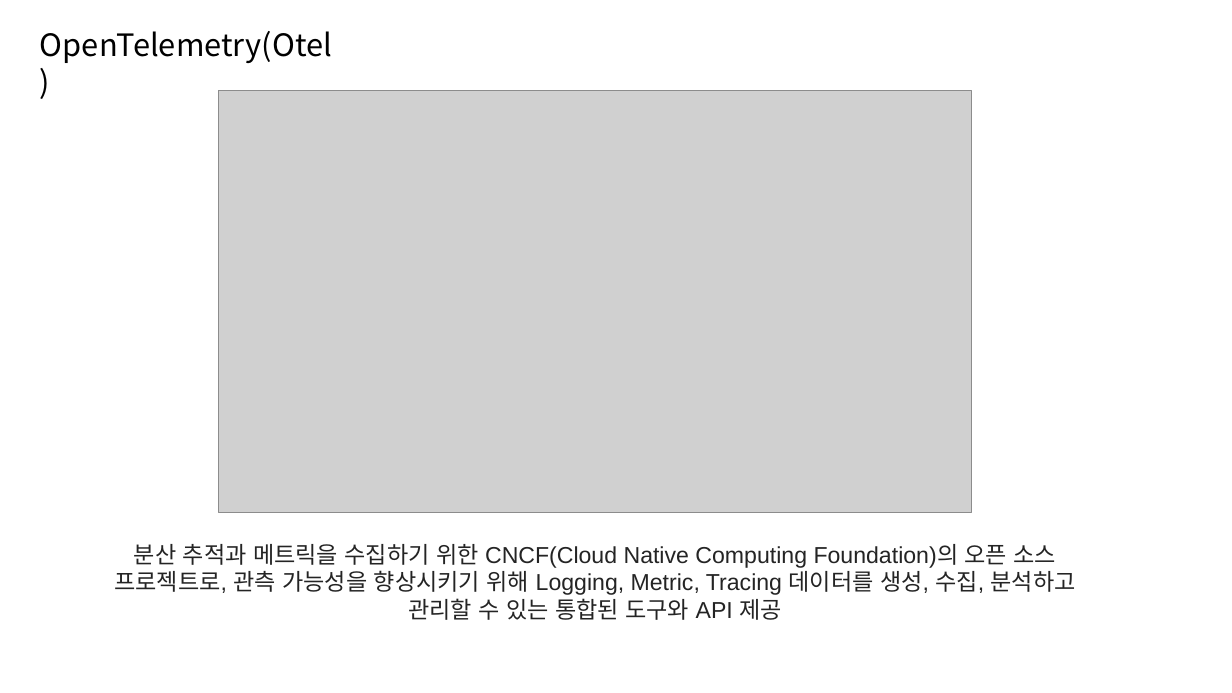
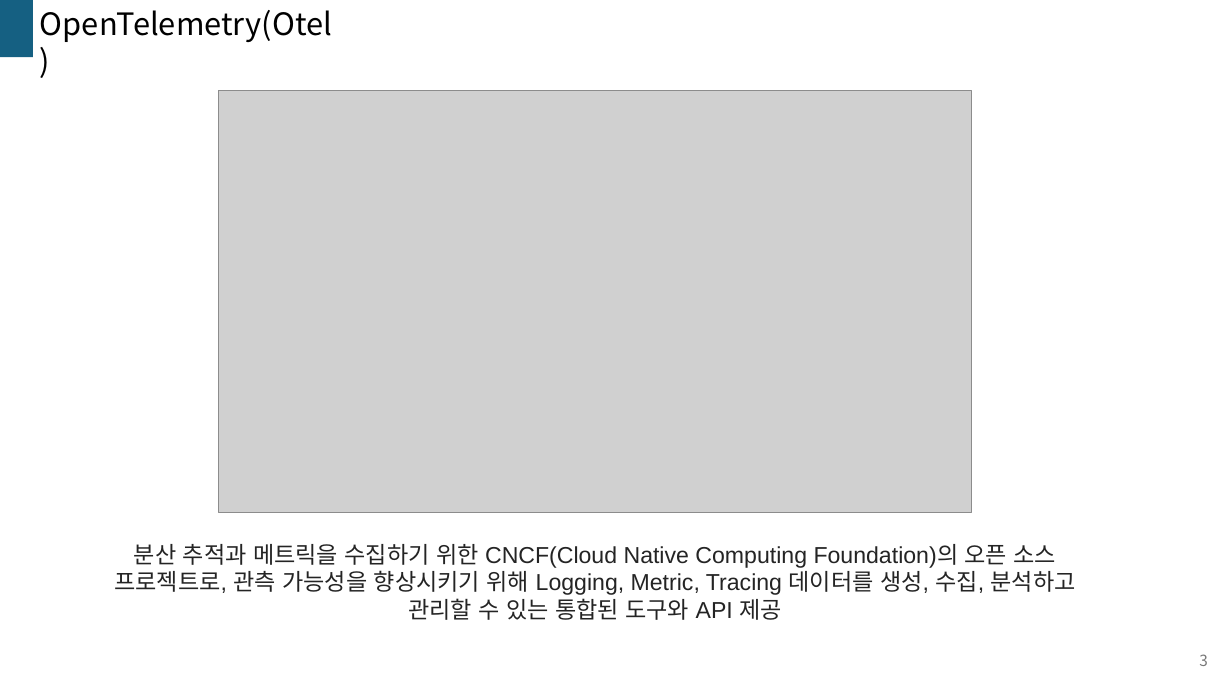
Before and after one commit to kkimsungchul/otel, a slide deck: slide 3 of [Otel]정리.pptx. Drawn at 1232x693 pixels with LibreOffice and Linux fonts; fonts in the diff are those of the drawing; grey boxes stand for pictures. Boxes give left, top, right and bottom in pixels: in the first picture for what was removed or moved away, otherwise in the second. Text is boxed around its words. In the diff, an @@ line names an element or a change of style, - is before the commit and + after.

Commit message:
240516 otel 내용 정리

```diff
--- a/[Otel]정리.pptx
+++ b/[Otel]정리.pptx
@@ rectangle added at box(0, 0, 33, 57), fill #156082 @@
@@ text "OpenTelemetry(Otel)": place and size @@
-text "OpenTelemetry(Otel)" at box(40, 31, 332, 63)
+text "OpenTelemetry(Otel)" at box(40, 10, 332, 42)
@@ page number added at box(1199, 654, 1208, 666), 12 pt, text #797979 @@
+3
```
Also in this commit, not shown: 5 other slides changed, 10 slides added, 3 slides removed, 2 other files.
